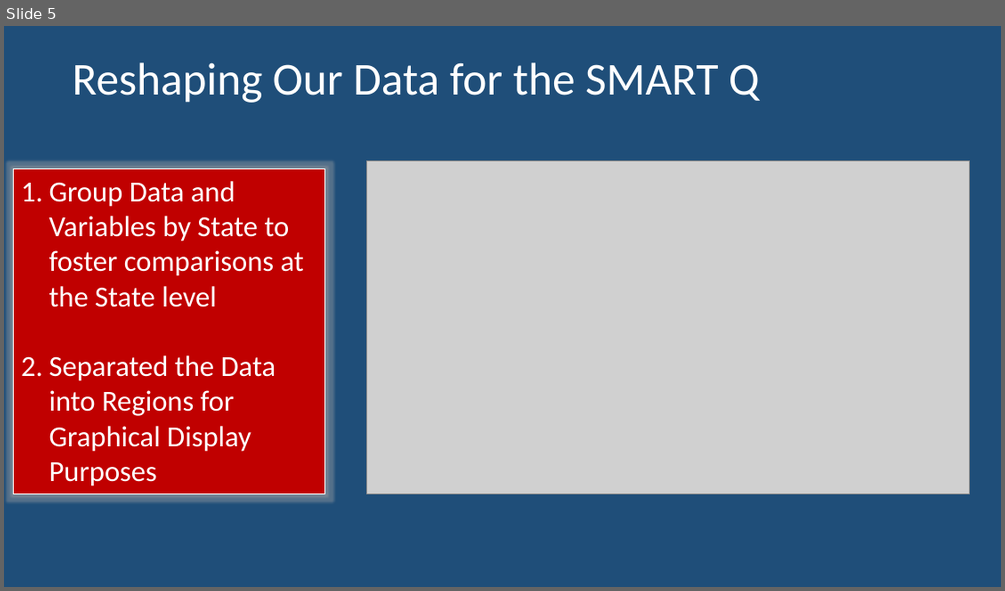
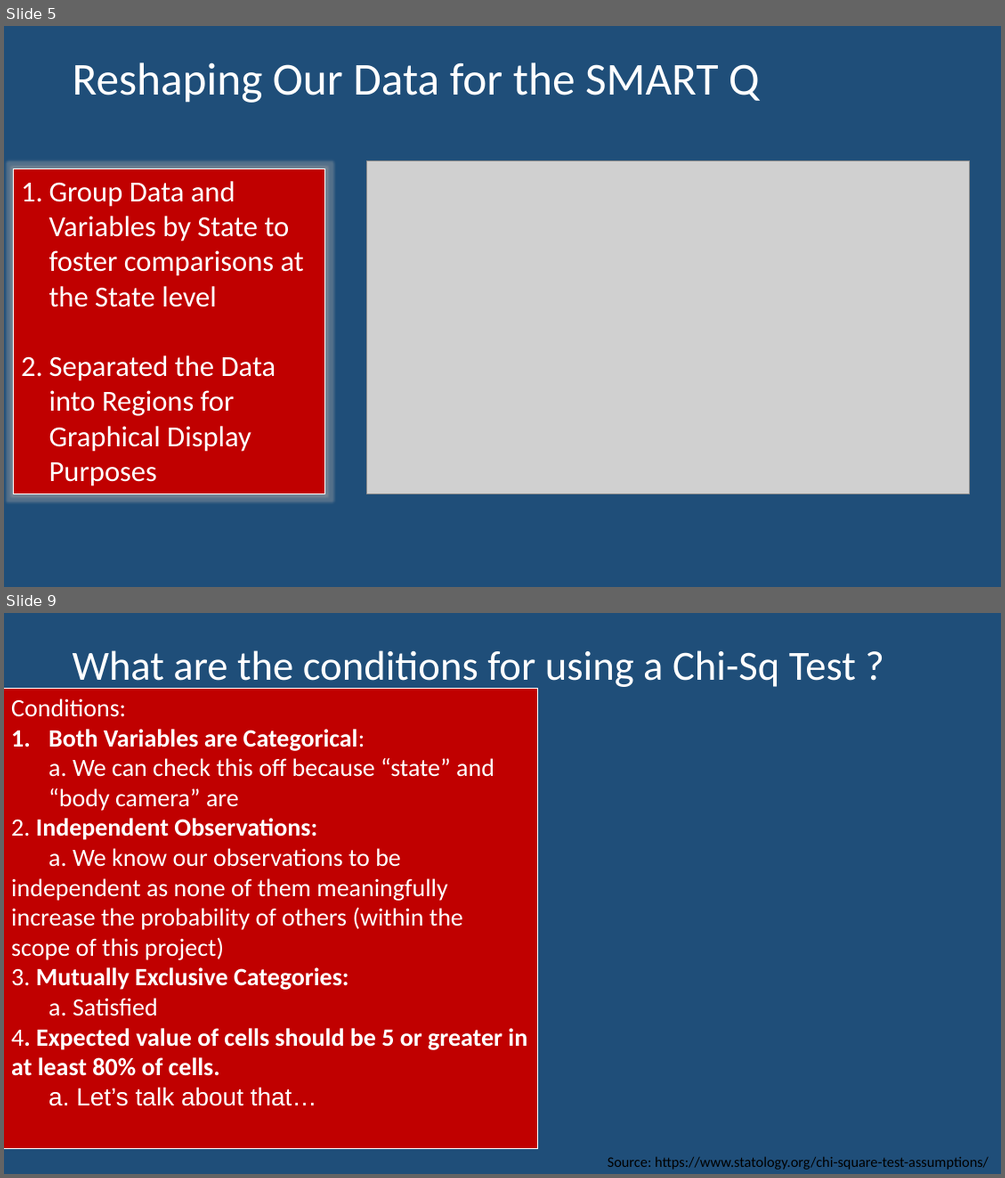
Before and after one commit to awinkhater/Dats6101_Team3, a slide deck: PPT for Intro to Data Science.pptx. Shown one above the other, each under a label of ours: slide 5 before the commit, slides 5 and 9 after it; the slides between them are not shown. The pictures are 1005x591 and 1005x1178 pixels, drawn with LibreOffice and Linux fonts; fonts in the diff are those of the drawing; grey boxes stand for pictures. Boxes give left, top, right and bottom in pixels: in the first picture for what was removed or moved away, otherwise in the second. Text is boxed around its words. In the diff, an @@ line names an element or a change of style, - is before the commit and + after.

```diff
--- a/PPT for Intro to Data Science.pptx
+++ b/PPT for Intro to Data Science.pptx
@@ slide 9 added at (4, 613, 1001, 1174), background #1F4E79 @@
@@ title added at (73, 650, 856, 691), 40 pt, text #FFFFFF @@
+What are the conditions for using a Chi-Sq Test ?
@@ rectangle added at (4, 688, 538, 1149), fill #C00000, outline #FFFFFF 0.75 pt, 24 pt, text #FFFFFF @@
+Conditions:
+1. Both Variables are Categorical:
+  a. We can check this off because “state” and “body camera” are
+2. Independent Observations:
+a. We know our observations to be independent as none of them meaningfully increase the probability of others (within the scope of this project)
+3. Mutually Exclusive Categories:
+a. Satisfied
+4. Expected value of cells should be 5 or greater in at least 80% of cells.
+a. Let’s talk about that…
@@ text added at (607, 1157, 988, 1169), 14 pt, text #000000 @@
+Source: https://www.statology.org/chi-square-test-assumptions/
```
Also in this commit, not shown: 1 slide changed, 6 other slides added, 4 other files.
